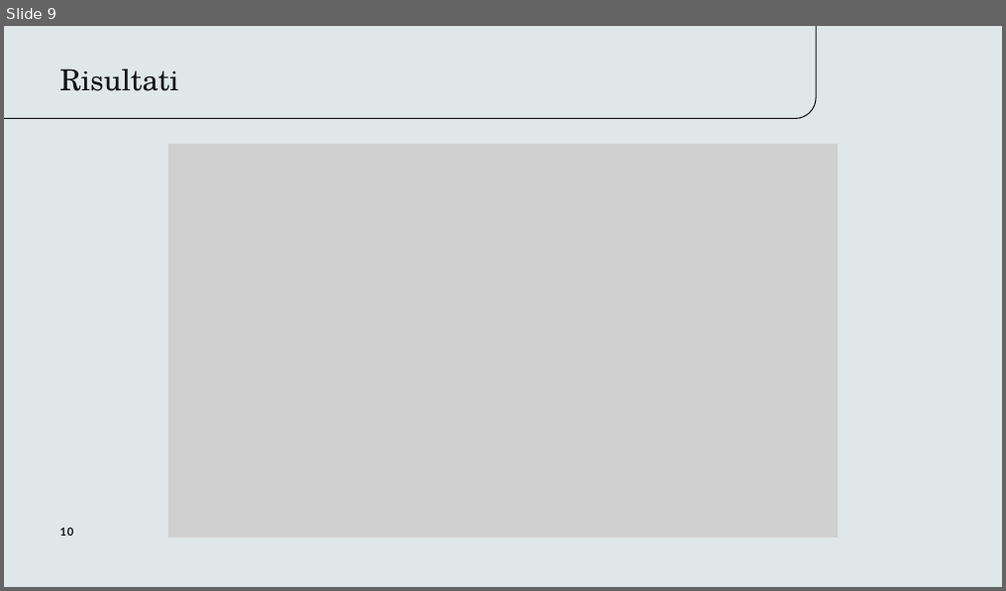
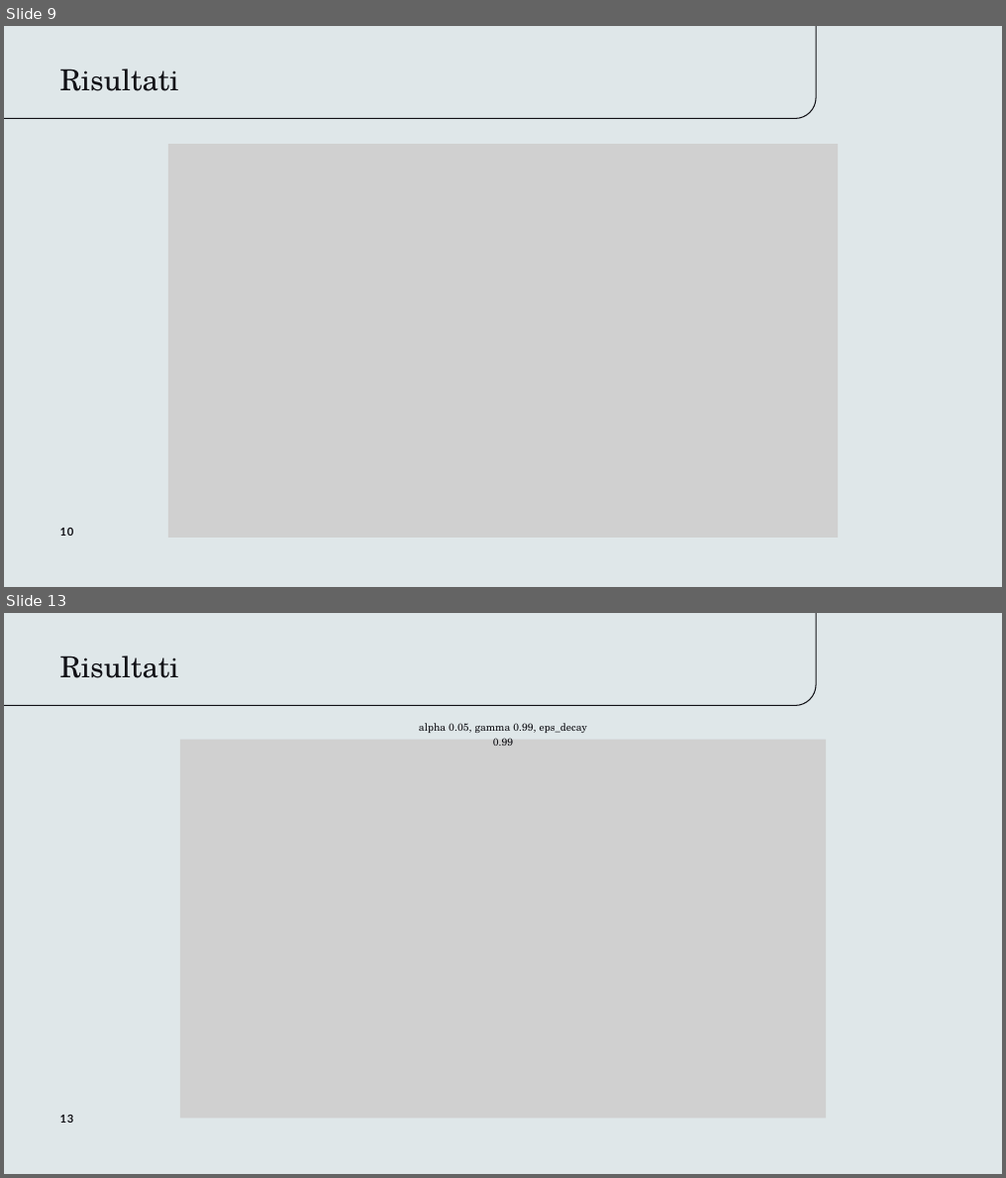
Before and after one commit to ttetrao/llm-guided-rl, a slide deck: thesis/presentazione.pptx. Shown one above the other, each under a label of ours: slide 9 before the commit, slides 9 and 13 after it; the slides between them are not shown. The pictures are 1006x591 and 1006x1178 pixels, drawn with LibreOffice and Linux fonts; fonts in the diff are those of the drawing; grey boxes stand for pictures. Boxes give left, top, right and bottom in pixels: in the first picture for what was removed or moved away, otherwise in the second. Text is boxed around its words. In the diff, an @@ line names an element or a change of style, - is before the commit and + after.

```diff
--- a/thesis/presentazione.pptx
+++ b/thesis/presentazione.pptx
@@ slide 13 added at (x1=4, y1=613, x2=1002, y2=1174), background #DFE7E9 @@
@@ freeform shape added at (x1=4, y1=613, x2=816, y2=705), outline #121217 1.5 pt @@
@@ text added at (x1=60, y1=656, x2=179, y2=678), 42 pt, text #121217 @@
+Risultati
@@ text added at (x1=419, y1=723, x2=587, y2=746), 15 pt, text #121217 @@
+alpha 0.05, gamma 0.99, eps_decay 0.99
@@ picture added at (x1=180, y1=740, x2=826, y2=1118) @@
@@ text added at (x1=60, y1=1115, x2=74, y2=1123), 16 pt, text #121217, bold @@
+13
```
Also in this commit, not shown: 7 slides changed, 3 other slides added, 1 slide removed, 35 other files.
